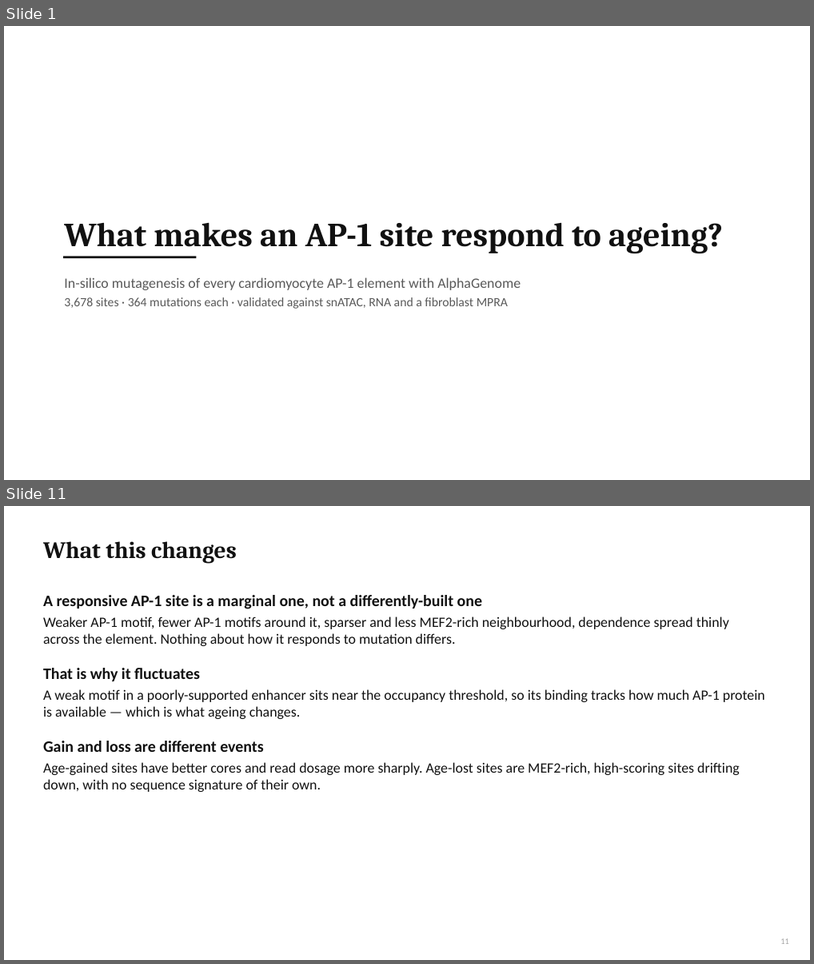
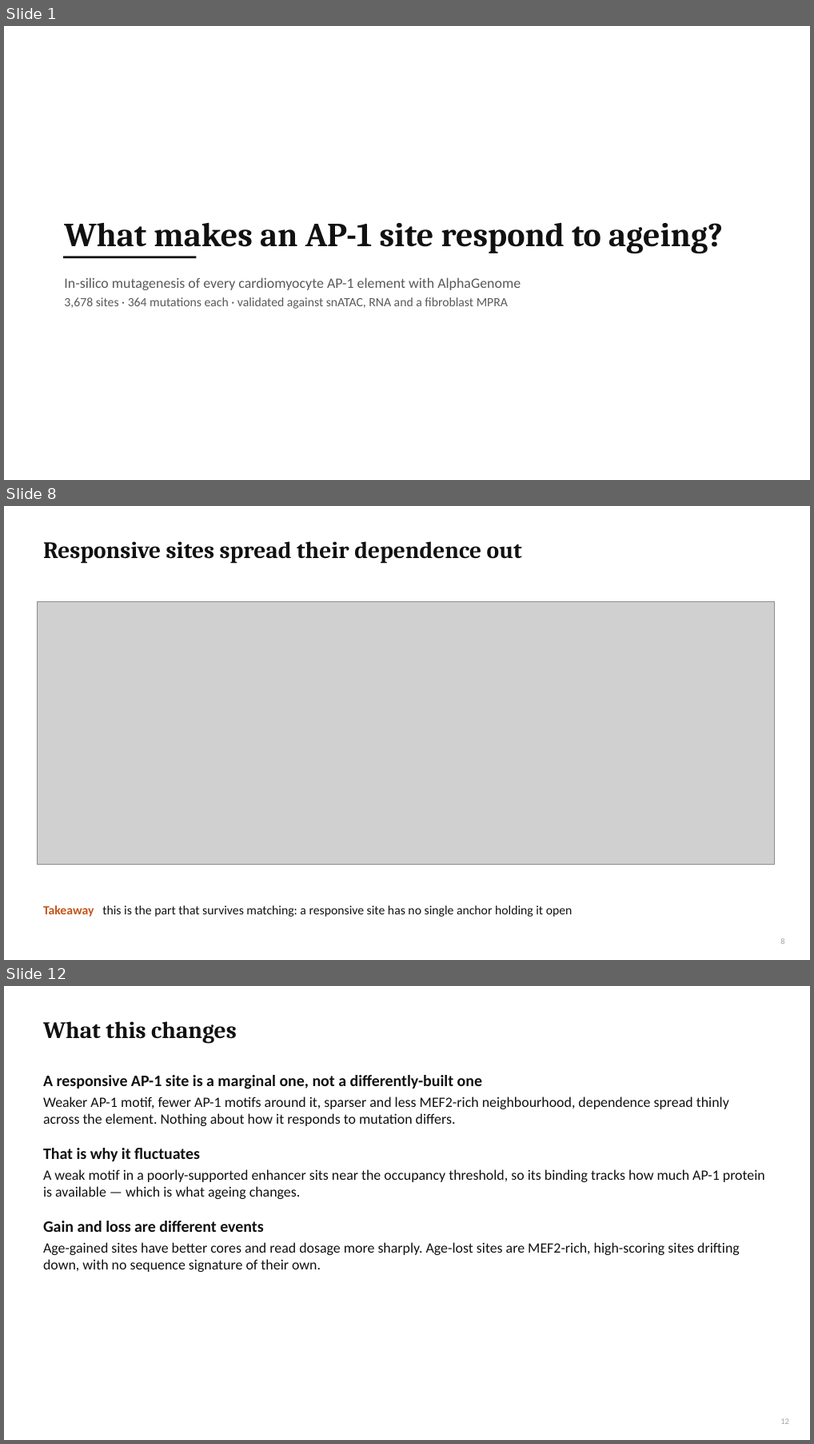
Before and after one commit to cytokine4242/Alpha_Genome_Ap1, a slide deck: Analysis/AP1_AlphaGenome_results.pptx. Shown one above the other, each under a label of ours: slides 1 and 11 before the commit, slides 1, 8 and 12 after it; the slides between them are not shown. The pictures are 814x964 and 814x1444 pixels, drawn with LibreOffice and Linux fonts; fonts in the diff are those of the drawing; grey boxes stand for pictures. Boxes give left, top, right and bottom in pixels: in the first picture for what was removed or moved away, otherwise in the second. Text is boxed around its words. In the diff, an @@ line names an element or a change of style, - is before the commit and + after.

```diff
--- a/Analysis/AP1_AlphaGenome_results.pptx
+++ b/Analysis/AP1_AlphaGenome_results.pptx
@@ slide 8 added at <box>4,506,810,960</box>, background #FFFFFF @@
@@ title added at <box>43,541,522,563</box>, 28 pt, text #111111, bold @@
+Responsive sites spread their dependence out
@@ picture added at <box>38,601,775,864</box> @@
@@ text added at <box>43,905,573,916</box>, 15 pt, text #111111 @@
+Takeaway this is the part that survives matching: a responsive site has no single anchor holding it open
@@ page number added at <box>781,938,785,944</box>, 10 pt, text #A6A6A6 @@
+8
@@ what was slide 11 is now slide 12 @@
```
Also in this commit, not shown: 5 slides changed, 4 other slides added, 4 slides removed, 44 other files.
